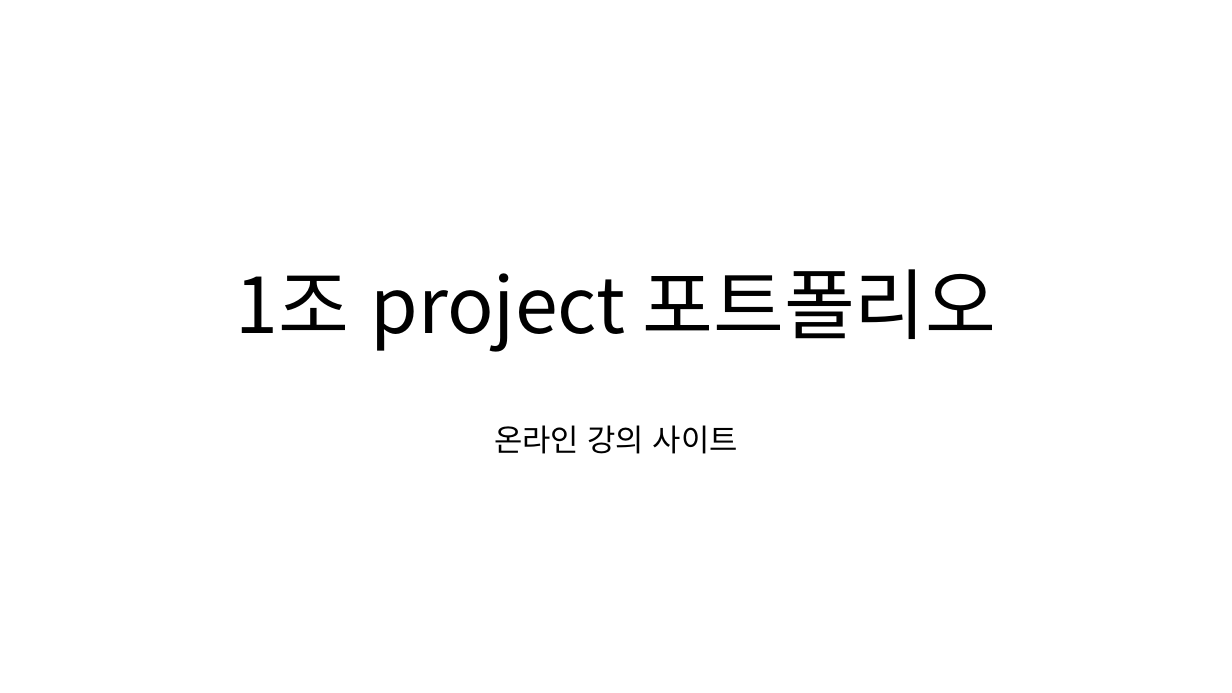
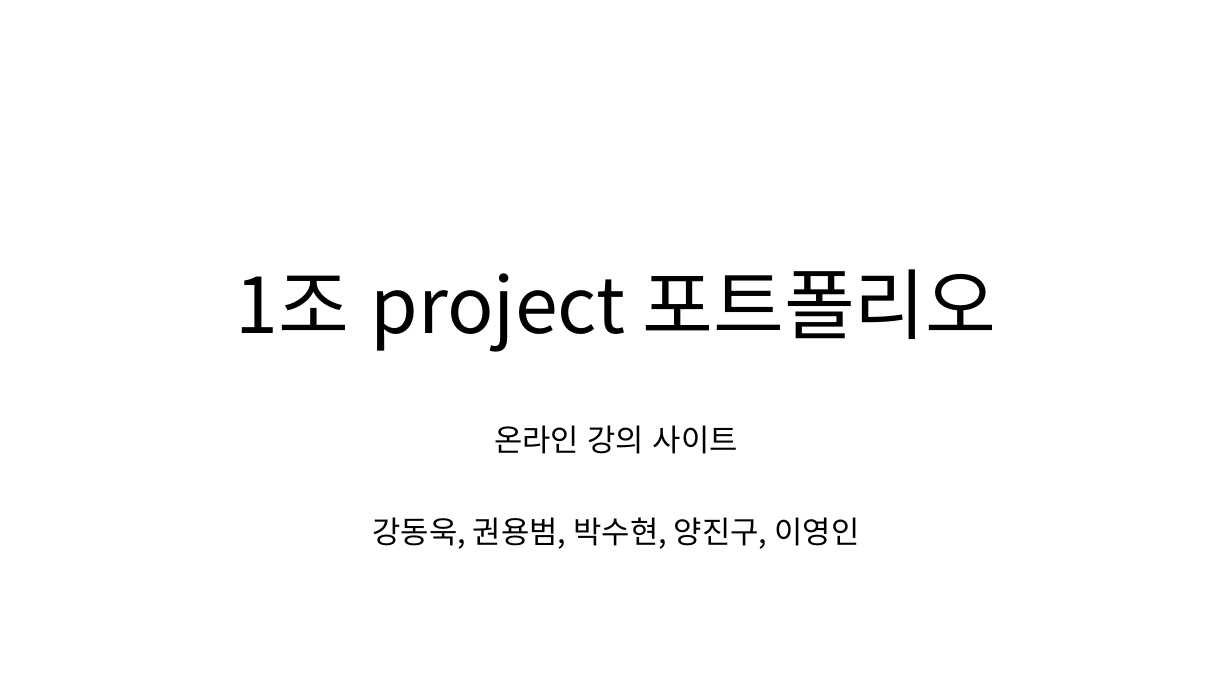
Before and after one commit to NALASAI/SelfIntroduction, a slide deck: slide 1 of 1조 project 포트폴리오(이력서용).pptx. Drawn at 1232x693 pixels with LibreOffice and Linux fonts; fonts in the diff are those of the drawing. Boxes give left, top, right and bottom in pixels: in the first picture for what was removed or moved away, otherwise in the second. Text is boxed around its words. In the diff, an @@ line names an element or a change of style, - is before the commit and + after.

```diff
--- a/1조 project 포트폴리오(이력서용).pptx
+++ b/1조 project 포트폴리오(이력서용).pptx
@@ subtitle at bbox=[373, 517, 859, 549]: paragraph added @@
+강동욱, 권용범, 박수현, 양진구, 이영인
```
Also in this commit, not shown: 4 other slides changed, 5 slides added, 16 other files.
